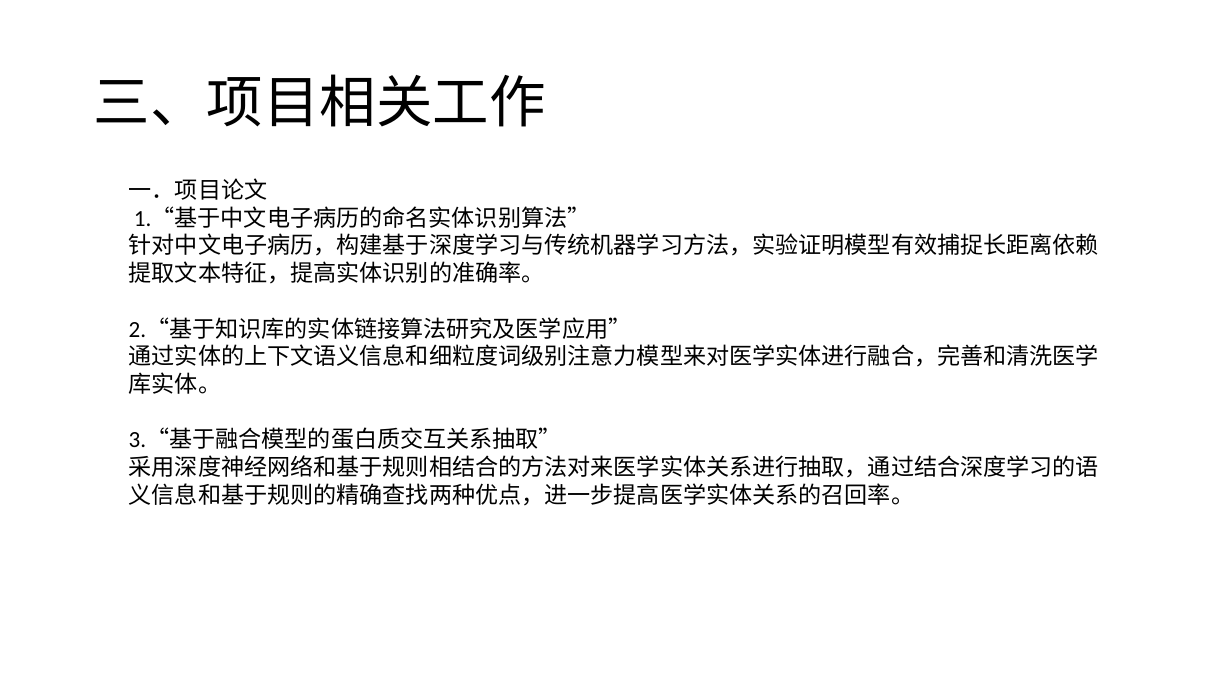
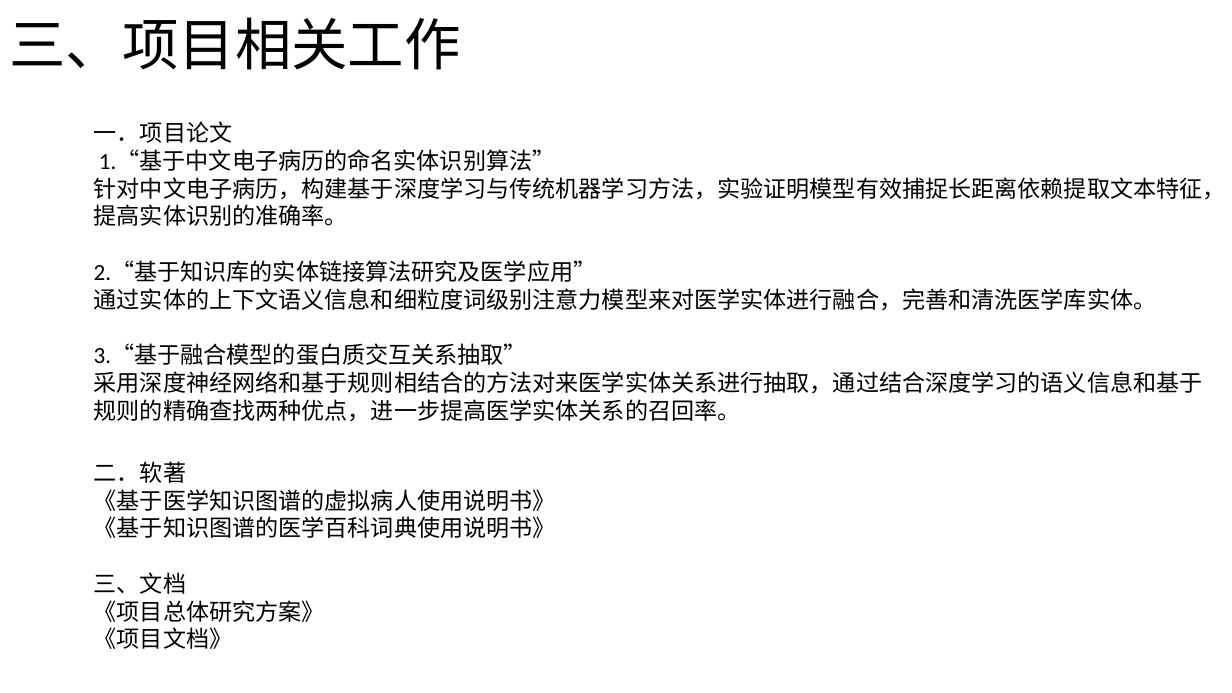
Before and after one commit to SCU-B418/Virtual-patient, a slide deck: slide 17 of 虚拟病人项目组汇报_190807.pptx (slide 10 before the commit). Drawn at 1232x693 pixels with LibreOffice and Linux fonts; fonts in the diff are those of the drawing. Boxes give left, top, right and bottom in pixels: in the first picture for what was removed or moved away, otherwise in the second. Text is boxed around its words. In the diff, an @@ line names an element or a change of style, - is before the commit and + after.

```diff
--- a/虚拟病人项目组汇报_190807.pptx
+++ b/虚拟病人项目组汇报_190807.pptx
@@ title "三、项目相关工作": place and size @@
-title "三、项目相关工作" at (94, 74, 546, 127)
+title "三、项目相关工作" at (9, 17, 461, 70)
@@ text "一．项目论文" rewrapped from (129, 178, 1099, 506) to (94, 121, 1226, 422) @@
@@ text added at (94, 461, 556, 649), 18 pt, text #000000 @@
+二．软著
+《基于医学知识图谱的虚拟病人使用说明书》
+《基于知识图谱的医学百科词典使用说明书》
+三、文档
+《项目总体研究方案》
+《项目文档》
```
Also in this commit, not shown: 3 other slides changed, 9 slides added, 3 slides removed, 8 other files.
